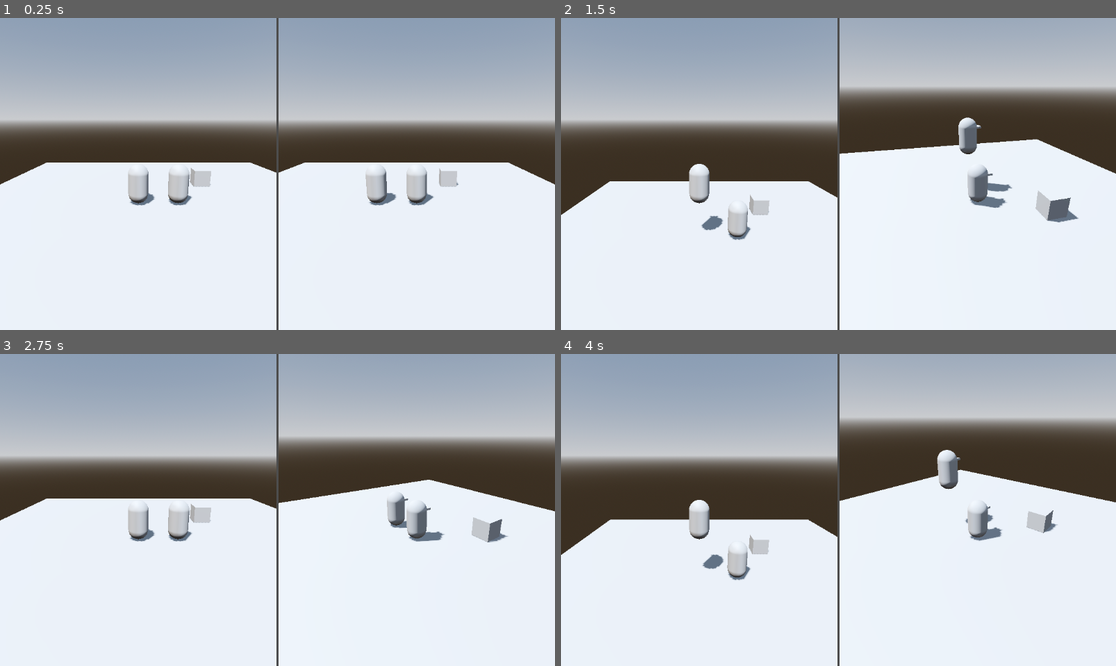
Above: before the commit, frames 1-4 (two rows, left to right).
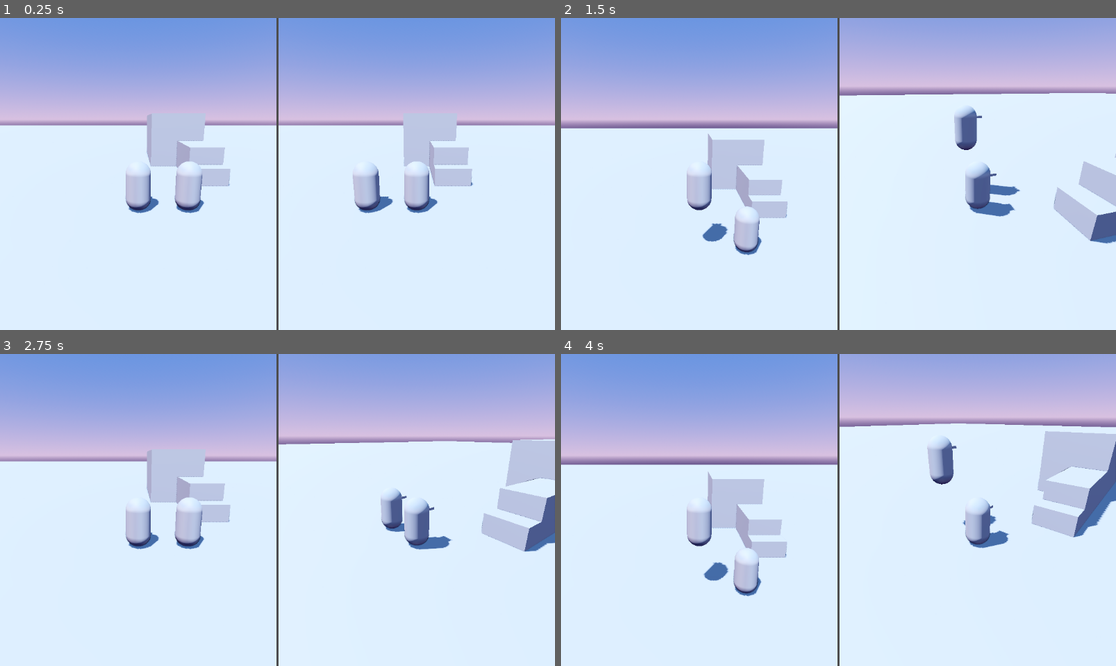
Above: after the commit, the same moments.

Repository: ampacs/ggj26
Game: Godot game, scene res://scenes/gym.tscn
Two runs of this game, one before a commit and one after it. Both use one fixed random seed, a clock stepped at 60 frames per second and the inputs below.
Inputs (mouse positions are in pixels of both pictures, inside the frame that each line leads up to):
- Up to frame 1 (0.25 s): no input
- Up to frame 2 (1.5 s): tap Enter at 0.5 s; move the mouse to (960, 158) at 0.52 s; press the mouse at (960, 158) at 0.53 s; tap Space at 1.25 s; move the mouse to (810, 174) at 1.27 s; release the mouse at (810, 174) at 1.28 s; click (810, 174) at 1.35 s
- Up to frame 3 (2.75 s): move the mouse to (288, 503) at 2.02 s; press the mouse at (288, 503) at 2.03 s
- Up to frame 4 (4 s): tap Enter at 2.75 s; move the mouse to (832, 516) at 2.77 s; release the mouse at (832, 516) at 2.78 s; click (832, 516) at 2.85 s; tap Space at 3.5 s; move the mouse to (877, 513) at 3.52 s; press the mouse at (877, 513) at 3.53 s

The runs differ from the first frame. In frame 1, 45% of the frame differs, in the area x 0-100%, y 0-63%; in frame 2, 47%, in the area x 0-100%, y 0-77%; in frame 3, 45%; in frame 4, 47%.

Commit message:
Setup a small playground

Diff:
--- a/project.godot
+++ b/project.godot
@@ -92,4 +92,3 @@
 [rendering]
 
 rendering_device/driver.windows="d3d12"
-renderer/rendering_method="mobile"
--- /dev/null
+++ b/scenes/1_cubic.tscn
@@ -0,0 +1,15 @@
+[gd_scene format=3 uid="uid://dnoamyda8dfvv"]
+
+[sub_resource type="BoxShape3D" id="BoxShape3D_jiy2x"]
+
+[sub_resource type="BoxMesh" id="BoxMesh_3dnxu"]
+
+[node name="1cubic" type="StaticBody3D" unique_id=1328690961]
+
+[node name="CollisionShape3D" type="CollisionShape3D" parent="." unique_id=1274909793]
+transform = Transform3D(1, 0, 0, 0, 1, 0, 0, 0, 1, 0, 0.5, 0)
+shape = SubResource("BoxShape3D_jiy2x")
+
+[node name="MeshInstance3D" type="MeshInstance3D" parent="." unique_id=1699897055]
+transform = Transform3D(1, 0, 0, 0, 1, 0, 0, 0, 1, 0, 0.5, 0)
+mesh = SubResource("BoxMesh_3dnxu")
--- a/scenes/gym.tscn
+++ b/scenes/gym.tscn
@@ -1,10 +1,13 @@
 [gd_scene format=3 uid="uid://c1v2c2qo82g0k"]
 
-[ext_resource type="PackedScene" uid="uid://b7fa7pd6gg6wr" path="res://scenes/game_view.tscn" id="1_5hyia"]
+[ext_resource type="PackedScene" uid="uid://dnoamyda8dfvv" path="res://scenes/1_cubic.tscn" id="1_5hyia"]
+[ext_resource type="PackedScene" uid="uid://b7fa7pd6gg6wr" path="res://scenes/game_view.tscn" id="2_5hyia"]
 
 [sub_resource type="ProceduralSkyMaterial" id="ProceduralSkyMaterial_4duur"]
-sky_horizon_color = Color(0.66224277, 0.6717428, 0.6867428, 1)
-ground_horizon_color = Color(0.66224277, 0.6717428, 0.6867428, 1)
+sky_top_color = Color(0.2629906, 0.43136442, 0.78330857, 1)
+sky_horizon_color = Color(0.7345609, 0.6236303, 0.78109884, 1)
+ground_bottom_color = Color(0.17335007, 0.14485988, 0.30643228, 1)
+ground_horizon_color = Color(0.73333335, 0.62352943, 0.78039217, 1)
 
 [sub_resource type="Sky" id="Sky_5hyia"]
 sky_material = SubResource("ProceduralSkyMaterial_4duur")
@@ -13,43 +16,59 @@
 background_mode = 2
 sky = SubResource("Sky_5hyia")
 tonemap_mode = 2
+ssao_enabled = true
+ssao_intensity = 4.31
+ssao_power = 2.703751
 glow_enabled = true
 
-[sub_resource type="BoxShape3D" id="BoxShape3D_jiy2x"]
+[sub_resource type="BoxShape3D" id="BoxShape3D_a141m"]
+size = Vector3(256, 1, 256)
 
 [sub_resource type="BoxMesh" id="BoxMesh_3dnxu"]
 
-[sub_resource type="BoxShape3D" id="BoxShape3D_a141m"]
-size = Vector3(20, 1, 20)
-
 [node name="MechanicsGym" type="Node3D" unique_id=1468441563]
 
-[node name="WorldEnvironment" type="WorldEnvironment" parent="." unique_id=606443276]
+[node name="Environment" type="Node3D" parent="." unique_id=102310706]
+
+[node name="WorldEnvironment" type="WorldEnvironment" parent="Environment" unique_id=606443276]
 environment = SubResource("Environment_8el2m")
 
-[node name="DirectionalLight3D" type="DirectionalLight3D" parent="." unique_id=525878485]
+[node name="DirectionalLight3D" type="DirectionalLight3D" parent="Environment" unique_id=525878485]
 transform = Transform3D(-0.8660254, -0.43301278, 0.25, 0, 0.49999997, 0.86602545, -0.50000006, 0.75, -0.43301266, 0, 17.45096, 0)
 shadow_enabled = true
 
-[node name="1by1by1" type="StaticBody3D" parent="." unique_id=269959873]
-transform = Transform3D(1, 0, 0, 0, 1, 0, 0, 0, 1, -3, 0, 3)
+[node name="Floor" type="StaticBody3D" parent="Environment" unique_id=756057865]
+transform = Transform3D(1, 0, 0, 0, 1, 0, 0, 0, 1, 0, -0.5, 0)
 
-[node name="CollisionShape3D" type="CollisionShape3D" parent="1by1by1" unique_id=1305270741]
-transform = Transform3D(1, 0, 0, 0, 1, 0, 0, 0, 1, 0, 0.5, 0)
-shape = SubResource("BoxShape3D_jiy2x")
+[node name="CollisionShape3D" type="CollisionShape3D" parent="Environment/Floor" unique_id=431830293]
+shape = SubResource("BoxShape3D_a141m")
 
-[node name="MeshInstance3D" type="MeshInstance3D" parent="1by1by1" unique_id=708971514]
-transform = Transform3D(1, 0, 0, 0, 1, 0, 0, 0, 1, 0, 0.5, 0)
+[node name="MeshInstance3D" type="MeshInstance3D" parent="Environment/Floor" unique_id=1894721305]
+transform = Transform3D(256, 0, 0, 0, 1, 0, 0, 0, 256, 0, 0, 0)
 mesh = SubResource("BoxMesh_3dnxu")
 
-[node name="Floor" type="StaticBody3D" parent="." unique_id=756057865]
-transform = Transform3D(1, 0, 0, 0, 1, 0, 0, 0, 1, 0, -0.5, 0)
+[node name="1Mcubes" type="Node3D" parent="Environment" unique_id=1809547852]
 
-[node name="CollisionShape3D" type="CollisionShape3D" parent="Floor" unique_id=431830293]
-shape = SubResource("BoxShape3D_a141m")
+[node name="1cubic" parent="Environment/1Mcubes" unique_id=1328690961 instance=ExtResource("1_5hyia")]
+transform = Transform3D(1, 0, 0, 0, 1, 0, 0, 0, 1, -3.5, 0, 3.5)
 
-[node name="MeshInstance3D" type="MeshInstance3D" parent="Floor" unique_id=1894721305]
-transform = Transform3D(20, 0, 0, 0, 1, 0, 0, 0, 20, 0, 0, 0)
-mesh = SubResource("BoxMesh_3dnxu")
+[node name="1cubic3" parent="Environment/1Mcubes" unique_id=1995818406 instance=ExtResource("1_5hyia")]
+transform = Transform3D(1, 0, 0, 0, 1, 0, 0, 0, 1, -2.5, 0, 3.5)
 
-[node name="GameView" parent="." unique_id=1430353953 instance=ExtResource("1_5hyia")]
+[node name="2Mcubes" type="Node3D" parent="Environment" unique_id=1735982692]
+
+[node name="1cubic2" parent="Environment/2Mcubes" unique_id=1798055394 instance=ExtResource("1_5hyia")]
+transform = Transform3D(2, 0, 0, 0, 2, 0, 0, 0, 2, -3, 0, 5)
+
+[node name="1cubic5" parent="Environment/2Mcubes" unique_id=592584425 instance=ExtResource("1_5hyia")]
+transform = Transform3D(2, 0, 0, 0, 2, 0, 0, 0, 2, -3, 0, 7)
+
+[node name="4Mcubes" type="Node3D" parent="Environment" unique_id=2028219104]
+
+[node name="1cubic4" parent="Environment/4Mcubes" unique_id=847007972 instance=ExtResource("1_5hyia")]
+transform = Transform3D(4, 0, 0, 0, 4, 0, 0, 0, 4, -2, 0, 10)
+
+[node name="1cubic5" parent="Environment/4Mcubes" unique_id=454767688 instance=ExtResource("1_5hyia")]
+transform = Transform3D(4, 0, 0, 0, 4, 0, 0, 0, 4, -2, 0, 14)
+
+[node name="GameView" parent="." unique_id=1430353953 instance=ExtResource("2_5hyia")]
--- a/scenes/player_3d.tscn
+++ b/scenes/player_3d.tscn
@@ -7,6 +7,8 @@
 [sub_resource type="BoxMesh" id="BoxMesh_52vux"]
 
 [sub_resource type="CapsuleShape3D" id="CapsuleShape3D_52vux"]
+
+[sub_resource type="SphereShape3D" id="SphereShape3D_52vux"]
 
 [node name="Player3D" type="CharacterBody3D" unique_id=328629696]
 script = ExtResource("1_52vux")
@@ -26,5 +28,11 @@
 [node name="CameraPivot" type="Node3D" parent="." unique_id=1529839449]
 transform = Transform3D(1, 0, 0, 0, 0.9659258, -0.25881904, 0, 0.25881904, 0.9659258, 0, 1.5, 0)
 
-[node name="Camera3D" type="Camera3D" parent="CameraPivot" unique_id=1743740690]
-transform = Transform3D(-1, 0, -8.742278e-08, 0, 1, 0, 8.742278e-08, 0, -1, 0, 0, -10)
+[node name="SpringArm3D" type="SpringArm3D" parent="CameraPivot" unique_id=2035408755]
+transform = Transform3D(-1, 0, -8.742278e-08, 0, 1, 0, 8.742278e-08, 0, -1, 0, 0, 0)
+shape = SubResource("SphereShape3D_52vux")
+spring_length = 8.0
+
+[node name="Camera3D" type="Camera3D" parent="CameraPivot/SpringArm3D" unique_id=1743740690]
+unique_name_in_owner = true
+transform = Transform3D(1, 0, 0, 0, 1.0000001, 0, 0, 0, 1.0000001, 0, 0, 0)
--- a/scripts/player_3d.gd
+++ b/scripts/player_3d.gd
@@ -18,7 +18,7 @@
 var _gravity := -30.0
 
 @onready var _camera_pivot: Node3D = $CameraPivot
-@onready var _camera: Camera3D = $CameraPivot/Camera3D
+@onready var _camera: Camera3D = %Camera3D
 @onready var _skin: MeshInstance3D = $ReplaceWithPlayerScene
 
 func _input(event: InputEvent) -> void:
Not shown, changed: Assets/Props/SM_MetalContainer_A.fbx.import
Not shown, changed: Assets/Props/SM_TrashBag_A.fbx.import
Not shown, changed: Assets/Props/SM_TrashBin_A.fbx.import
Not shown, changed: Assets/Props/SM_TrashContainer_A.fbx.import
